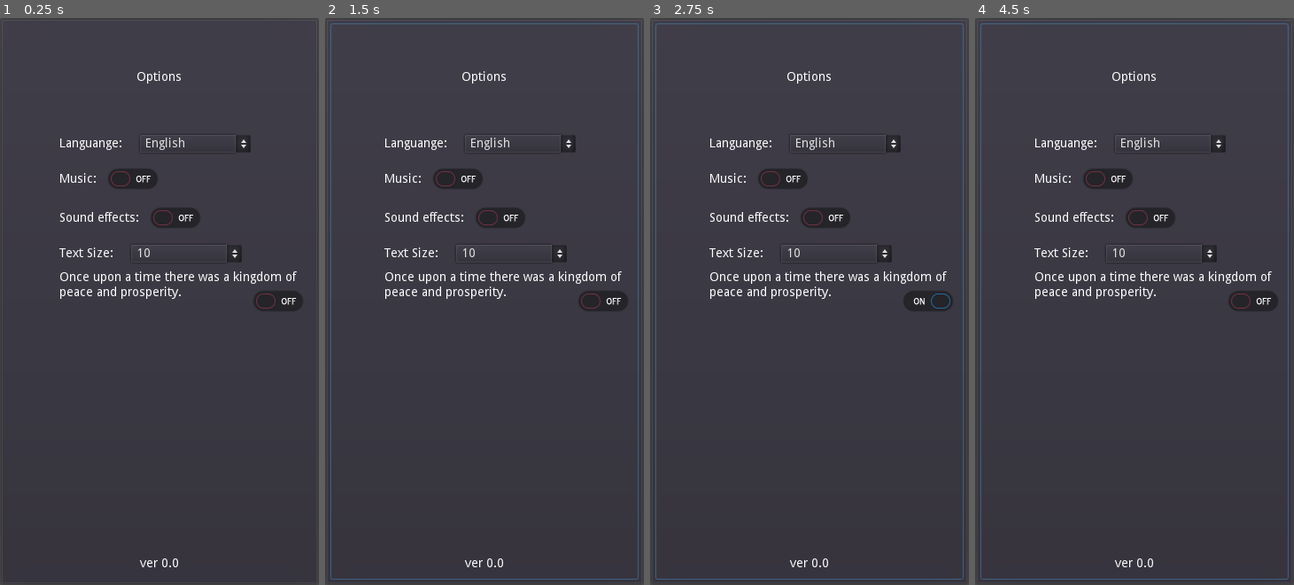
Above: before the commit, frames 1-4 (left to right).
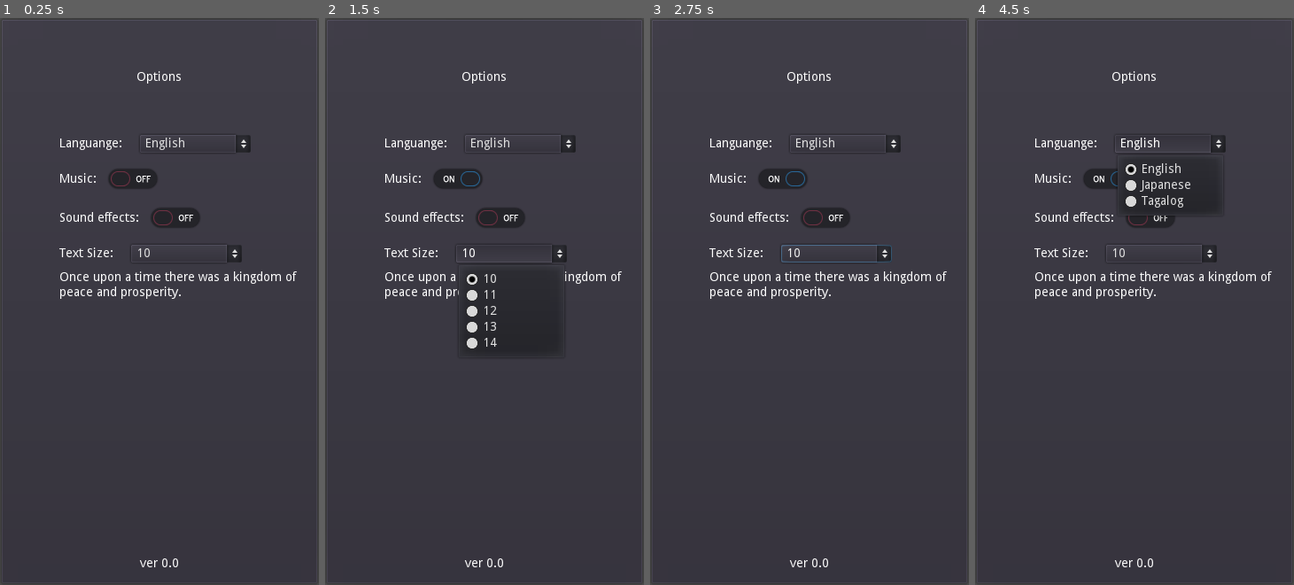
Above: after the commit, the same moments.

Repository: philipuriarte/A-Churchyard-of-Orphans
Game: Godot game, scene res://scenes/options_screen.tscn
The game is run twice, just before and just after one commit, with the same random seed, the same clock (stepped at 60 frames per second) and the same inputs. This scene is started directly instead of the project's main scene.
Inputs (mouse positions are in pixels of both pictures, inside the frame that each line leads up to):
- Up to frame 1 (0.25 s): no input
- Up to frame 2 (1.5 s): click (458, 176) at 0.5 s; click "10" at 1.25 s
- Up to frame 3 (2.75 s): click "English" at 2 s
- Up to frame 4 (4.5 s): click "English" at 2.75 s; click "10" at 3.5 s; click "English" at 4.25 s

The runs differ from the first frame. In frame 1, 0.4% of the frame differs, in the area x 79-95%, y 48-52%; in frame 2, 2.1%; in frame 3, 1.5%; in frame 4, 2.5%, in the area x 1-99%, y 0-100%.

Commit message:
Slight changes to node names in OptionsContainer

Diff:
--- a/scenes/options_screen.tscn
+++ b/scenes/options_screen.tscn
@@ -78,7 +78,6 @@
 margin_bottom = 27.0
 text = "Music:"
 
-[node name="MusicButton" type="CheckButton" parent="MarginContainer/MainCointainer/OptionsMargin/OptionsContainer/Music&Sounds/Music"]
 [node name="MusicButton" type="CheckButton" parent="MarginContainer/MainCointainer/OptionsMargin/OptionsContainer/MusicContainer/Music"]
 margin_left = 46.0
 margin_right = 122.0
@@ -100,24 +99,24 @@
 margin_right = 170.0
 margin_bottom = 40.0
 
-[node name="Text" type="VBoxContainer" parent="MarginContainer/MainCointainer/OptionsMargin/OptionsContainer"]
+[node name="TextContainer" type="VBoxContainer" parent="MarginContainer/MainCointainer/OptionsMargin/OptionsContainer"]
 margin_top = 124.0
 margin_right = 276.0
 margin_bottom = 185.0
 custom_constants/separation = 10
 
-[node name="TextSize" type="HBoxContainer" parent="MarginContainer/MainCointainer/OptionsMargin/OptionsContainer/Text"]
+[node name="Text" type="HBoxContainer" parent="MarginContainer/MainCointainer/OptionsMargin/OptionsContainer/TextContainer"]
 margin_right = 276.0
 margin_bottom = 20.0
 custom_constants/separation = 20
 
-[node name="TextLabel" type="Label" parent="MarginContainer/MainCointainer/OptionsMargin/OptionsContainer/Text/TextSize"]
+[node name="TextLabel" type="Label" parent="MarginContainer/MainCointainer/OptionsMargin/OptionsContainer/TextContainer/Text"]
 margin_top = 3.0
 margin_right = 61.0
 margin_bottom = 17.0
 text = "Text Size:"
 
-[node name="TextOptions" type="OptionButton" parent="MarginContainer/MainCointainer/OptionsMargin/OptionsContainer/Text/TextSize"]
+[node name="TextOptions" type="OptionButton" parent="MarginContainer/MainCointainer/OptionsMargin/OptionsContainer/TextContainer/Text"]
 margin_left = 81.0
 margin_right = 206.0
 margin_bottom = 20.0
@@ -126,7 +125,7 @@
 items = [ "10", null, false, 0, null, "11", null, false, 1, null, "12", null, false, 2, null, "13", null, false, 3, null, "14", null, false, 4, null ]
 selected = 0
 
-[node name="TextText" type="Label" parent="MarginContainer/MainCointainer/OptionsMargin/OptionsContainer/Text"]
+[node name="TextText" type="Label" parent="MarginContainer/MainCointainer/OptionsMargin/OptionsContainer/TextContainer"]
 margin_top = 30.0
 margin_right = 276.0
 margin_bottom = 61.0
